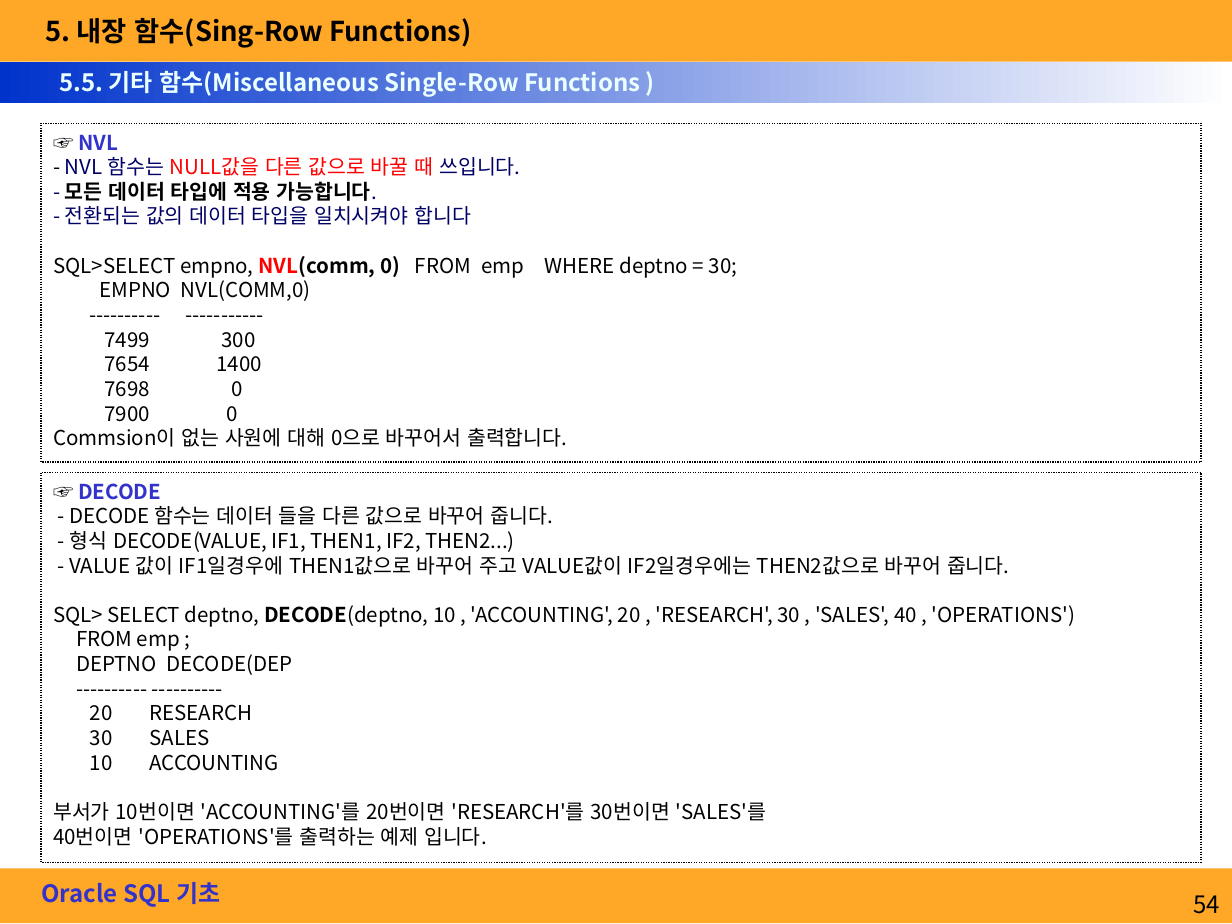
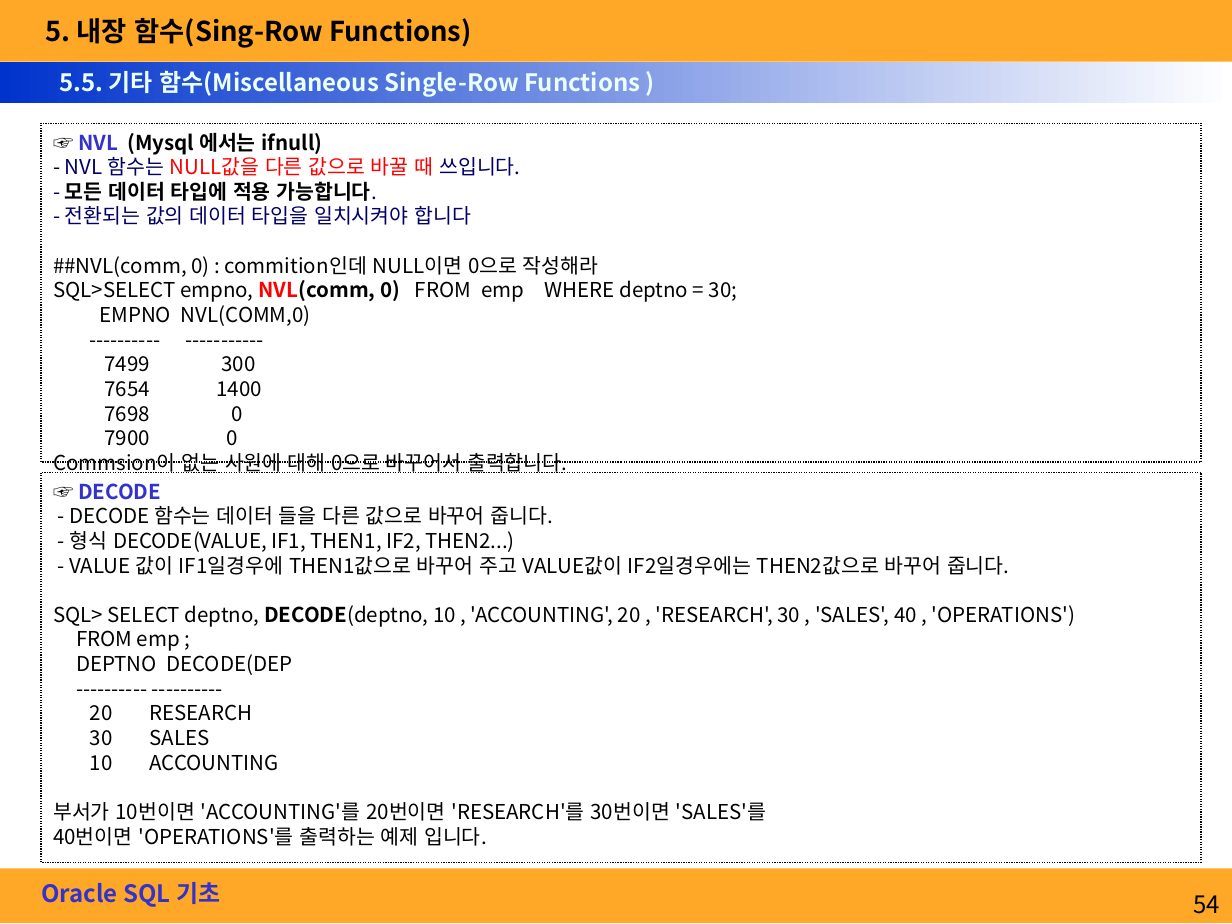
Before and after one commit to Jaehe-he/naver17study, a slide deck: slide 54 of 자료들/오라클SQL기초.ppt. Drawn at 1232x924 pixels with LibreOffice and Linux fonts; fonts in the diff are those of the drawing. Boxes give left, top, right and bottom in pixels: in the first picture for what was removed or moved away, otherwise in the second. Text is boxed around its words. In the diff, an @@ line names an element or a change of style, - is before the commit and + after.

```diff
--- a/자료들/오라클SQL기초.ppt
+++ b/자료들/오라클SQL기초.ppt
@@ text in rectangle at (x1=53, y1=132, x2=598, y2=277): text changed; text colour #000067 to #000000 @@
-☞ NVL
-- NVL 함수는 NULL값을 다른 값으로 바꿀 때 쓰입니다.
-- 모든 데이터 타입에 적용 가능합니다.
-- 전환되는 값의 데이터 타입을 일치시켜야 합니다
+☞ NVL (Mysql 에서는 ifnull)
+- NVL 함수는 NULL값을 다른 값으로 바꿀 때 쓰입니다.
+- 모든 데이터 타입에 적용 가능합니다.
+- 전환되는 값의 데이터 타입을 일치시켜야 합니다
+##NVL(comm, 0) : commition인데 NULL이면 0으로 작성해라
```
Also in this commit, not shown: 4 other files.
